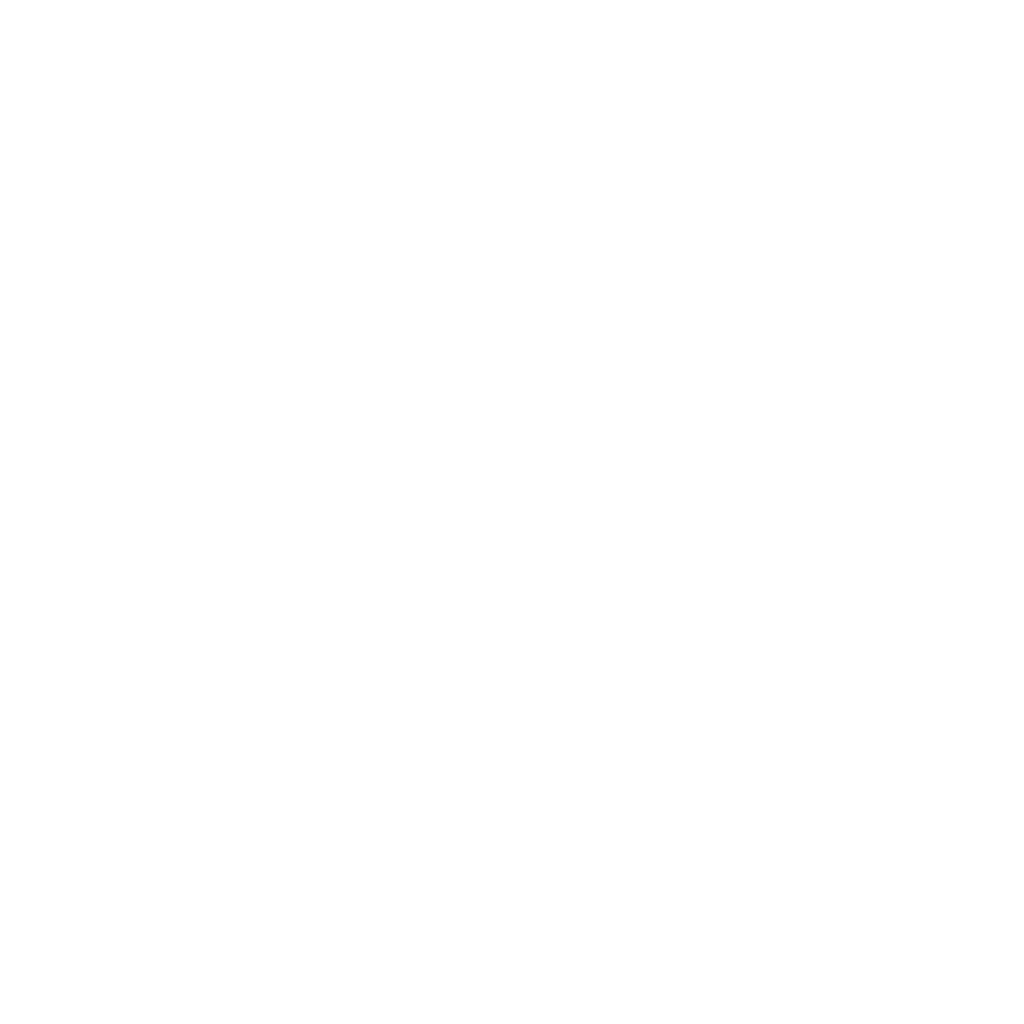
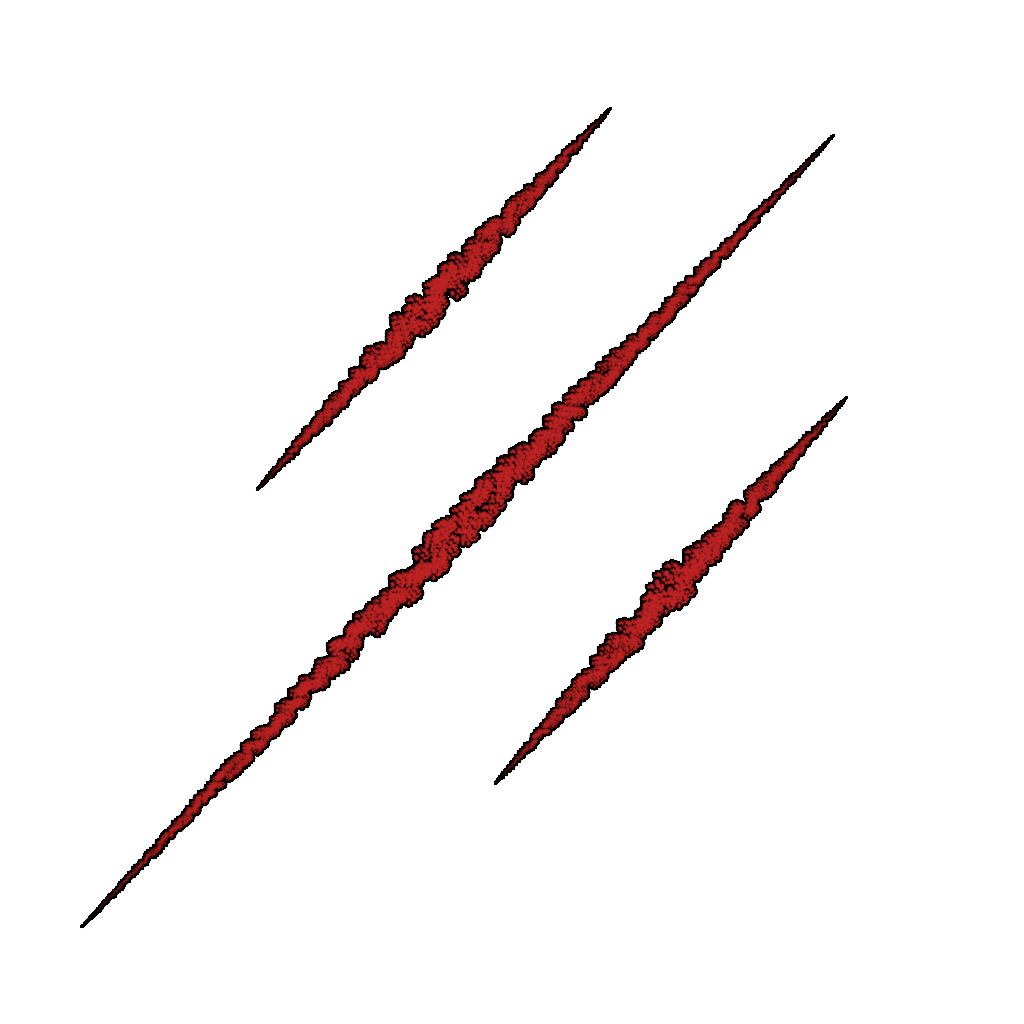
Revision of a layered 1024 x 1024 image; what changed, layer by layer:
added group "组 1" with 2 layers above "图层 4" over [79, 106, 849, 929]
added layer "图层 3" in group "组 1" over [79, 106, 849, 929]
moved "图层 2" into group "组 1" over [81, 108, 847, 927]
